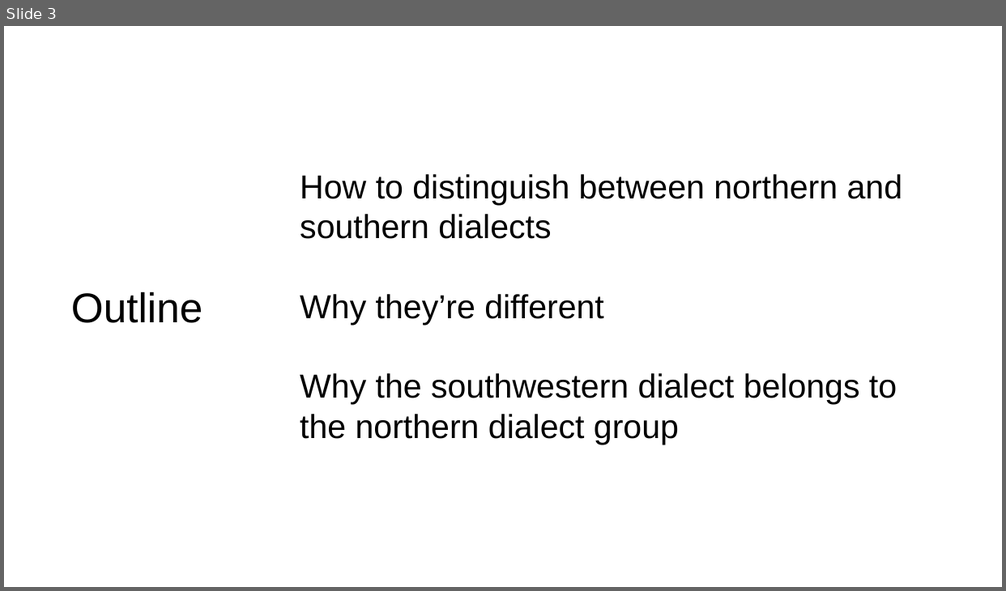
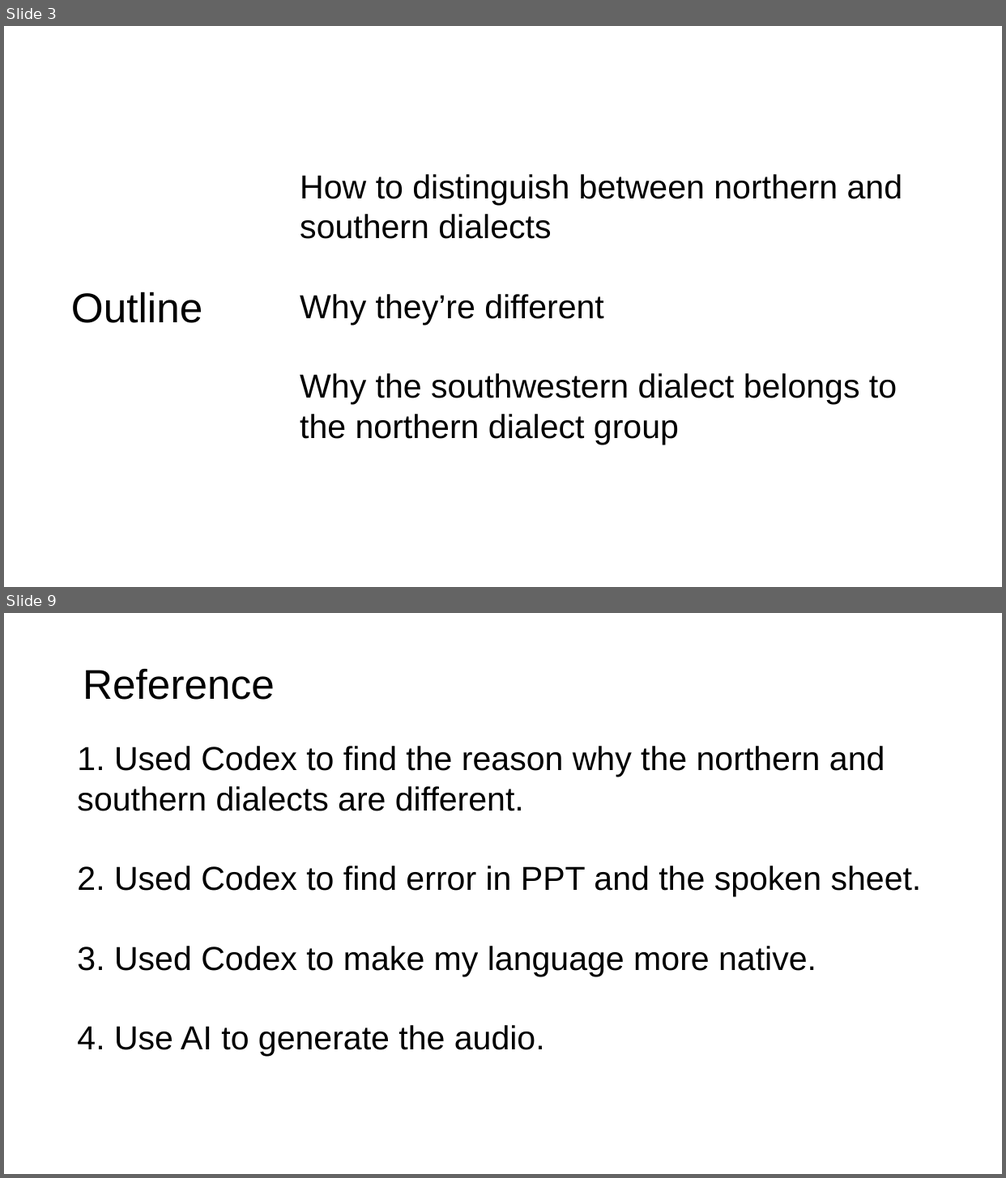
Before and after one commit to poembelief4/note, a slide deck: 南科大/SE2/presentation.pptx. Shown one above the other, each under a label of ours: slide 3 before the commit, slides 3 and 9 after it; the slides between them are not shown. The pictures are 1006x591 and 1006x1178 pixels, drawn with LibreOffice and Linux fonts; fonts in the diff are those of the drawing. Boxes give left, top, right and bottom in pixels: in the first picture for what was removed or moved away, otherwise in the second. Text is boxed around its words. In the diff, an @@ line names an element or a change of style, - is before the commit and + after.

```diff
--- a/南科大/SE2/presentation.pptx
+++ b/南科大/SE2/presentation.pptx
@@ slide 9 added at (4, 613, 1002, 1174), background #FFFFFF @@
@@ text added at (83, 669, 275, 700), 40 pt, text #000000 @@
+Reference
@@ text added at (77, 746, 922, 1057), 32 pt, text #000000 @@
+1. Used Codex to find the reason why the northern and southern dialects are different.
+2. Used Codex to find error in PPT and the spoken sheet.
+3. Used Codex to make my language more native.
+4. Use AI to generate the audio.
```
Also in this commit, not shown: 3 slides changed, 4 other slides added, 2 other files.
